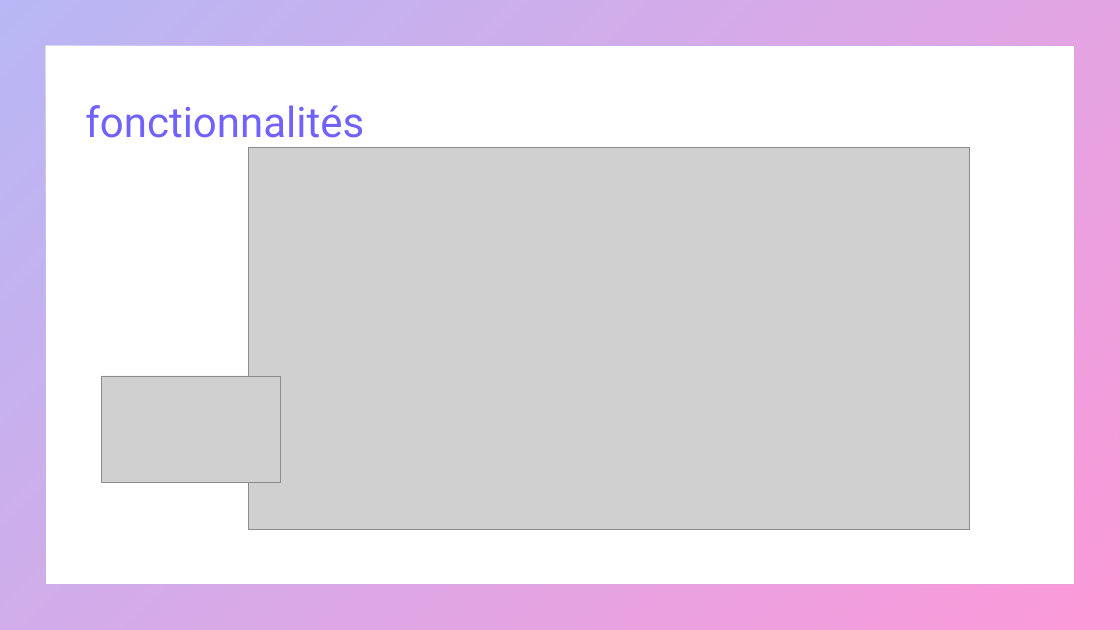
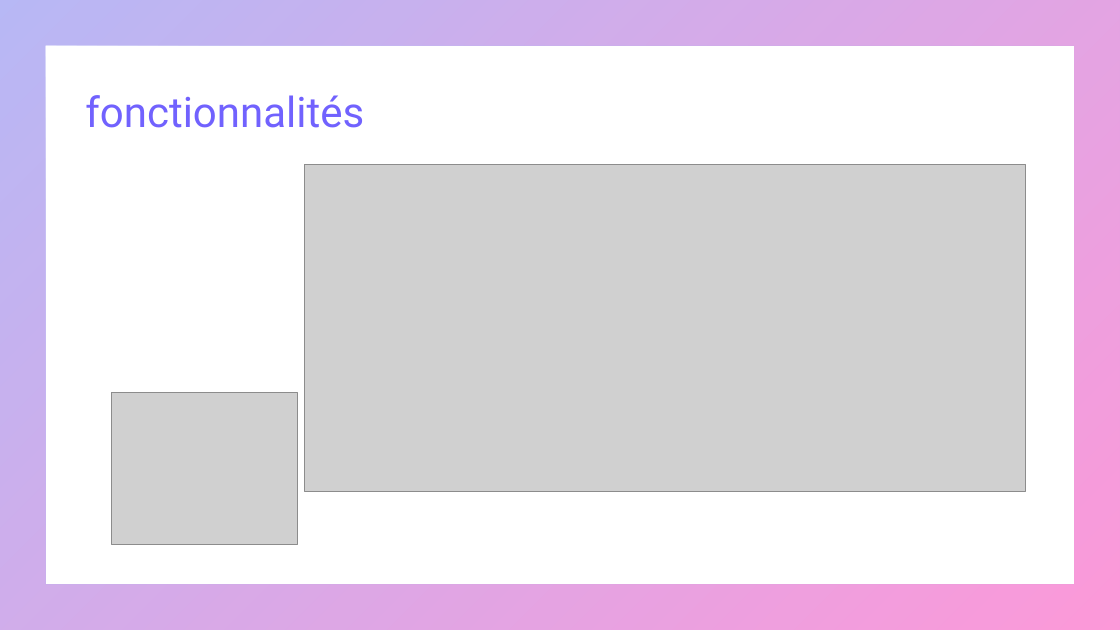
Before and after one commit to mapette/sos_immo_backend, a slide deck: slide 8 of doc/présentation V4.pptx. Drawn at 1120x630 pixels with LibreOffice and Linux fonts; fonts in the diff are those of the drawing; grey boxes stand for pictures. Boxes give left, top, right and bottom in pixels: in the first picture for what was removed or moved away, otherwise in the second. Text is boxed around its words. In the diff, an @@ line names an element or a change of style, - is before the commit and + after.

```diff
--- a/doc/présentation V4.pptx
+++ b/doc/présentation V4.pptx
@@ title "fonctionnalités": place and size @@
-title "fonctionnalités" at [85, 105, 364, 138]
+title "fonctionnalités" at [85, 95, 364, 128]
@@ picture: place and size @@
-picture at [249, 148, 970, 529]
+picture at [305, 165, 1026, 492]
@@ picture removed at [101, 376, 281, 482] @@
@@ picture added at [112, 392, 297, 544] @@
```
Also in this commit, not shown: 6 other slides changed, 4 slides added, 2 other files.
